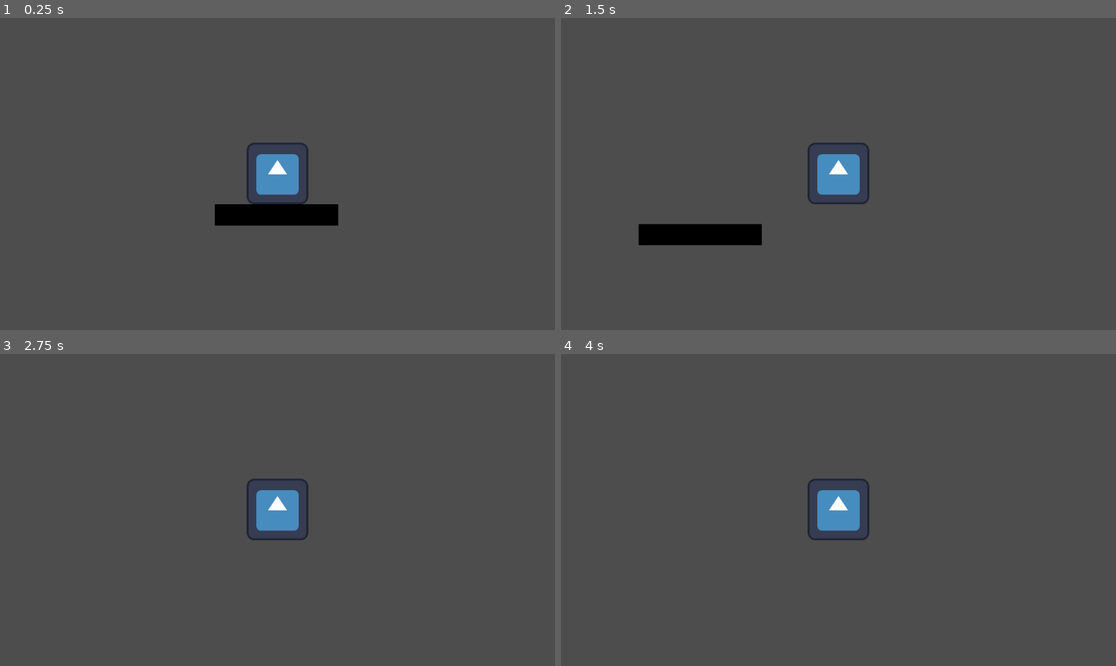
Above: before the commit, frames 1-4 (two rows, left to right).
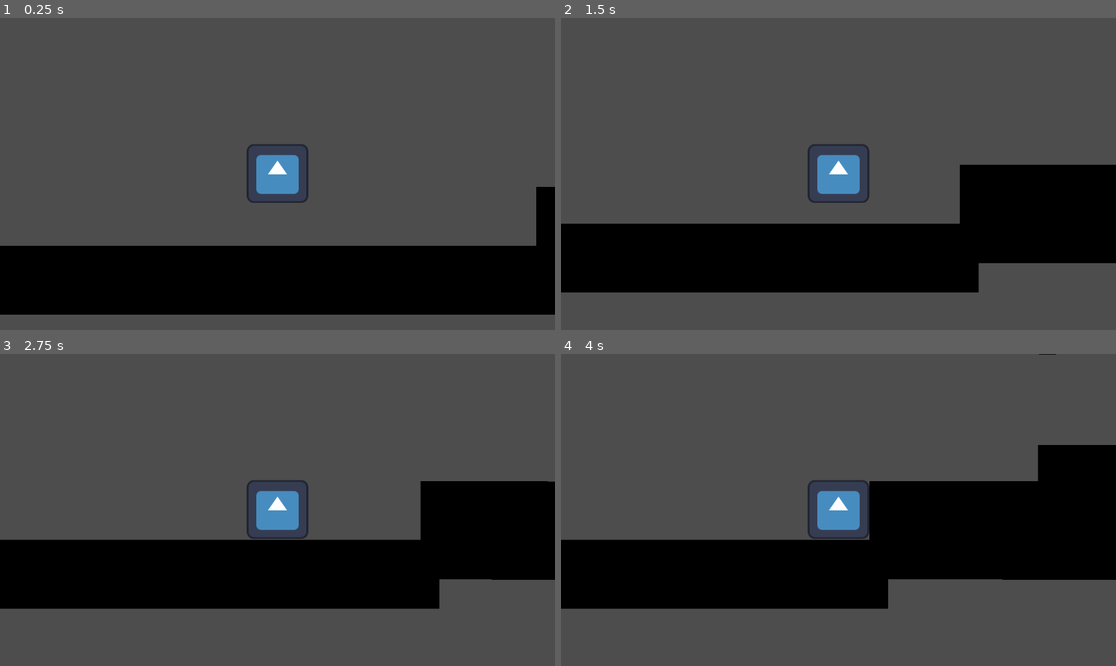
Above: after the commit, the same moments.

Repository: facundooli/plataformero
Game: Godot game, scene res://nivel.tscn
Two runs of this game, one before a commit and one after it. Both use one fixed random seed, a clock stepped at 60 frames per second and the inputs below. The engine's default icon, where the game draws it, is replaced by a stand-in: a white triangle on a blue panel in a dark square.
Inputs:
- Up to frame 1 (0.25 s): no input
- Up to frame 2 (1.5 s): hold D (derecha) from 0.53 s (still down); tap W (salto) at 0.77 s
- Up to frame 3 (2.75 s): tap W (salto) at 1.52 s; release D (derecha) at 2.03 s; hold A (izquierda) from 2.03 s (still down)
- Up to frame 4 (4 s): release A (izquierda) at 2.78 s; hold D (derecha) from 2.78 s (still down); tap W (salto) at 3.02, 3.77 s

The runs differ from the first frame. In frame 1, 24% of the frame differs, in the area x 0-100%, y 39-96%; in frame 2, 24%; in frame 3, 25%; in frame 4, 29%, in the area x 0-100%, y 0-82%.

Commit message:
plataforma parkur

Diff:
--- a/plataformero/nivel.tscn
+++ b/plataformero/nivel.tscn
@@ -7,6 +7,33 @@
 
 [node name="Jugador" parent="." instance=ExtResource("1_h06de")]
 position = Vector2(4, 13)
+scale = Vector2(1, 0.95999986)
 
 [node name="piso" parent="." instance=ExtResource("2_7gdj4")]
-position = Vector2(2, 80)
+position = Vector2(-1, 192)
+scale = Vector2(4.5355825, 3.293105)
+
+[node name="piso4" parent="." instance=ExtResource("2_7gdj4")]
+position = Vector2(1353, -319)
+rotation = -1.5777938
+scale = Vector2(4.5355825, 3.293105)
+
+[node name="piso2" parent="." instance=ExtResource("2_7gdj4")]
+position = Vector2(812.00006, 71)
+rotation = 0.00050127506
+scale = Vector2(-2.11654, 4.6910305)
+
+[node name="piso3" parent="." instance=ExtResource("2_7gdj4")]
+position = Vector2(994, -5.0000076)
+rotation = -0.0015311837
+scale = Vector2(-0.806384, 2.9804997)
+
+[node name="piso5" parent="." instance=ExtResource("2_7gdj4")]
+position = Vector2(1245.0001, -70)
+rotation = -0.0015311837
+scale = Vector2(-0.80421096, 1.2468013)
+
+[node name="piso6" parent="." instance=ExtResource("2_7gdj4")]
+position = Vector2(996, -248.99998)
+rotation = -0.0015311837
+scale = Vector2(-0.80421096, 1.2468013)
